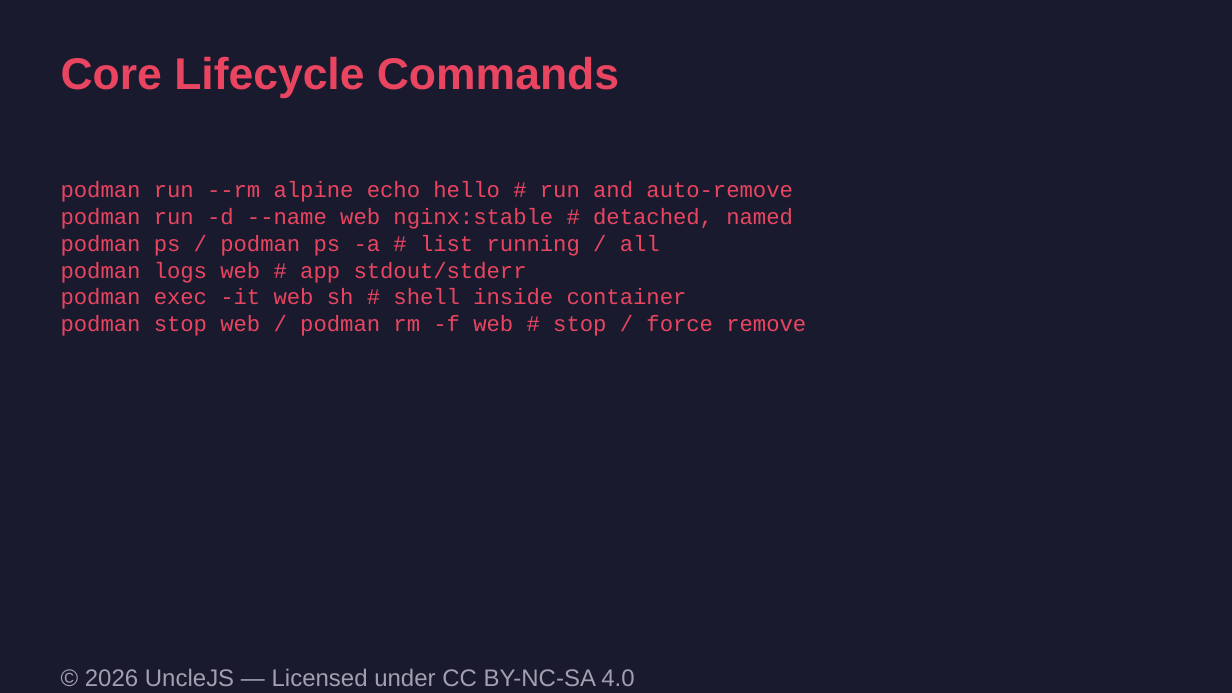
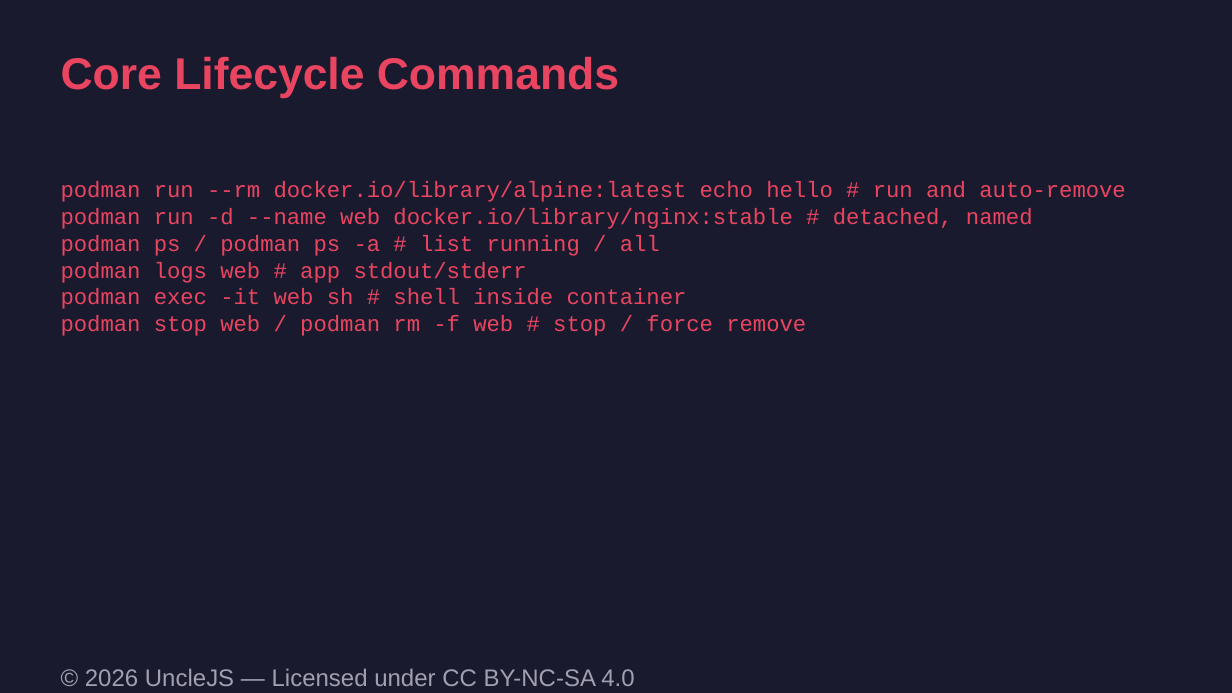
Before and after one commit to UncleJS/course_podman, a slide deck: slide 2 of slides/02-everyday-commands.odp. Drawn at 1232x693 pixels with LibreOffice and Linux fonts; fonts in the diff are those of the drawing. Boxes give left, top, right and bottom in pixels: in the first picture for what was removed or moved away, otherwise in the second. Text is boxed around its words. In the diff, an @@ line names an element or a change of style, - is before the commit and + after.

```diff
--- a/slides/02-everyday-commands.odp
+++ b/slides/02-everyday-commands.odp
@@ text at box(61, 181, 1125, 229): text changed @@
-podman run --rm alpine echo hello # run and auto-remove
-podman run -d --name web nginx:stable # detached, named
+podman run --rm docker.io/library/alpine:latest echo hello # run and auto-remove
+podman run -d --name web docker.io/library/nginx:stable # detached, named
```
Also in this commit, not shown: 28 other files.
